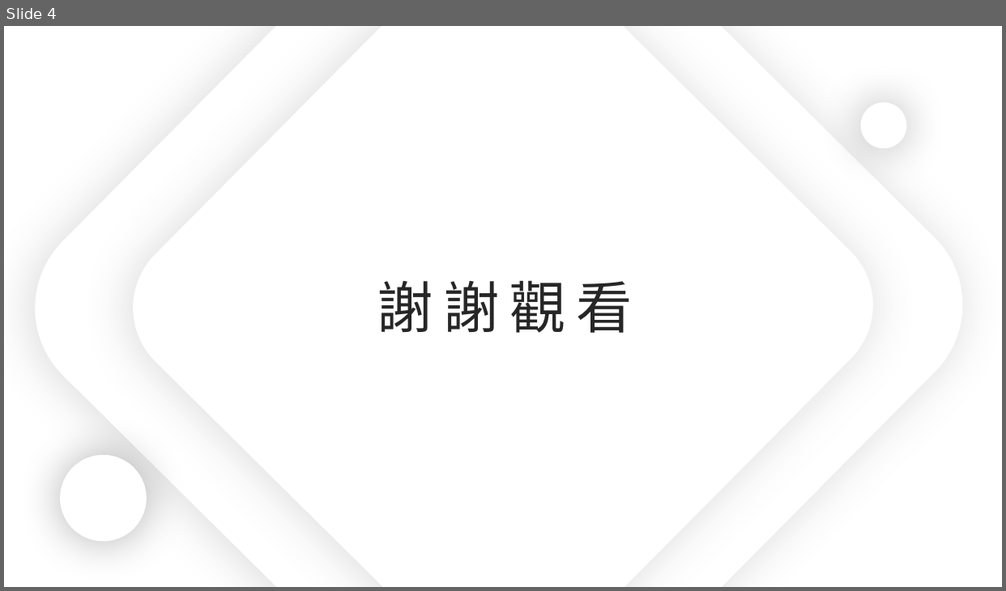
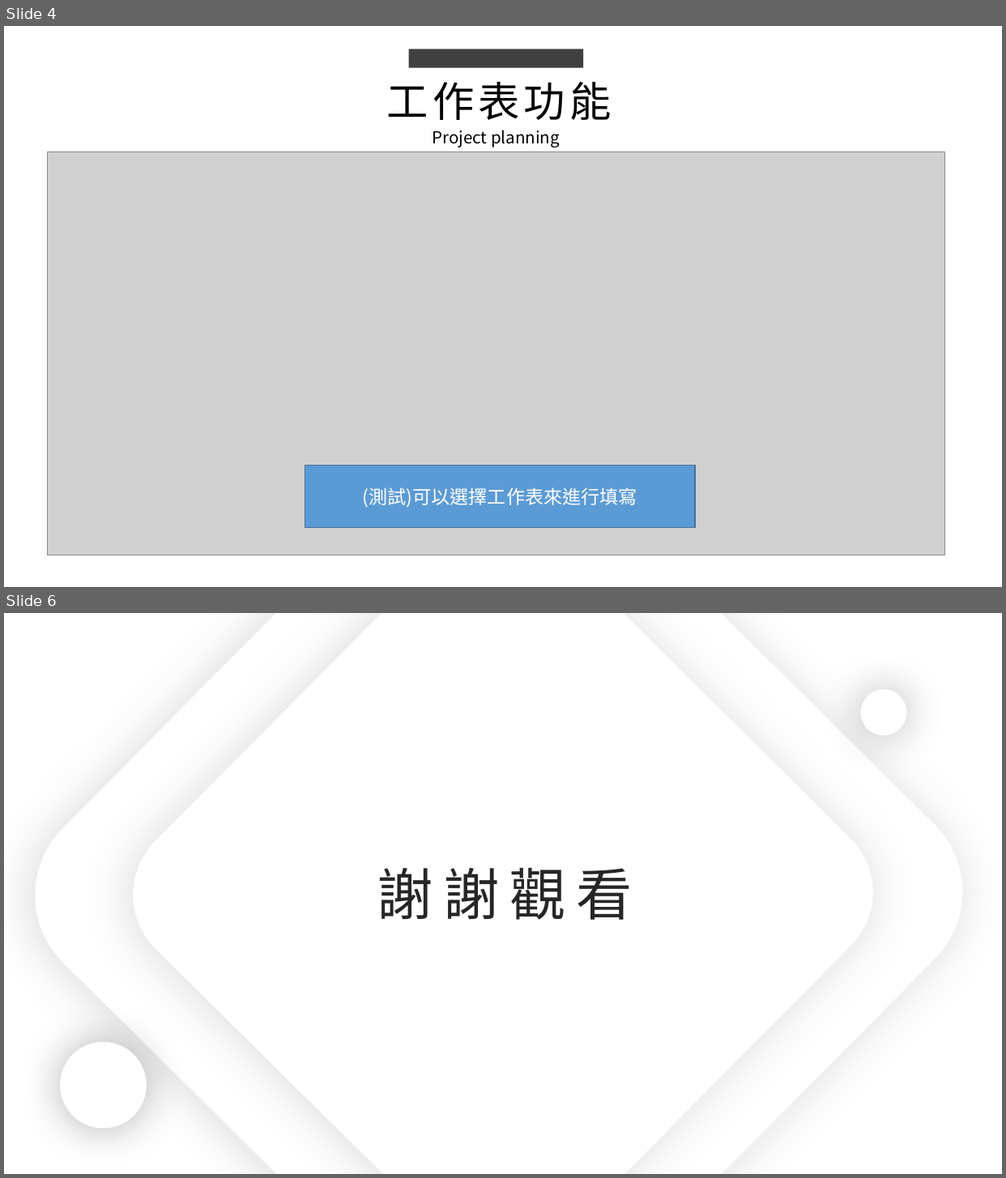
Before and after one commit to king637324/KnowledgeGreenhouseSystem, a slide deck: 工作日報_葉柏漢/2021.11/2021.11.18(加班)_2021.11.19工作日報_葉柏漢 - 複製.pptx. Shown one above the other, each under a label of ours: slide 4 before the commit, slides 4 and 6 after it; the slides between them are not shown. The pictures are 1006x591 and 1006x1178 pixels, drawn with LibreOffice and Linux fonts; fonts in the diff are those of the drawing; grey boxes stand for pictures. Boxes give left, top, right and bottom in pixels: in the first picture for what was removed or moved away, otherwise in the second. Text is boxed around its words. In the diff, an @@ line names an element or a change of style, - is before the commit and + after.

```diff
--- a/工作日報_葉柏漢/2021.11/2021.11.18(加班)_2021.11.19工作日報_葉柏漢 - 複製.pptx
+++ b/工作日報_葉柏漢/2021.11/2021.11.18(加班)_2021.11.19工作日報_葉柏漢 - 複製.pptx
@@ slide 4 added at (x1=4, y1=26, x2=1002, y2=587), background #FFFFFF @@
@@ rectangle added at (x1=409, y1=49, x2=583, y2=68), fill #404040 @@
@@ text added at (x1=387, y1=82, x2=612, y2=120), 40 pt, text #000000 @@
+工作表功能
@@ text added at (x1=432, y1=130, x2=560, y2=148), 16 pt, text #000000 @@
+Project planning
@@ picture added at (x1=48, y1=152, x2=945, y2=555) @@
@@ rectangle added at (x1=305, y1=466, x2=695, y2=528), fill #5B9BD5, outline #43739E 1 pt, 18 pt, text #FFFFFF @@
+(測試)可以選擇工作表來進行填寫
@@ what was slide 4 is now slide 6 @@
```
Also in this commit, not shown: 1 slide changed, 1 other slide added, 1 other file.
